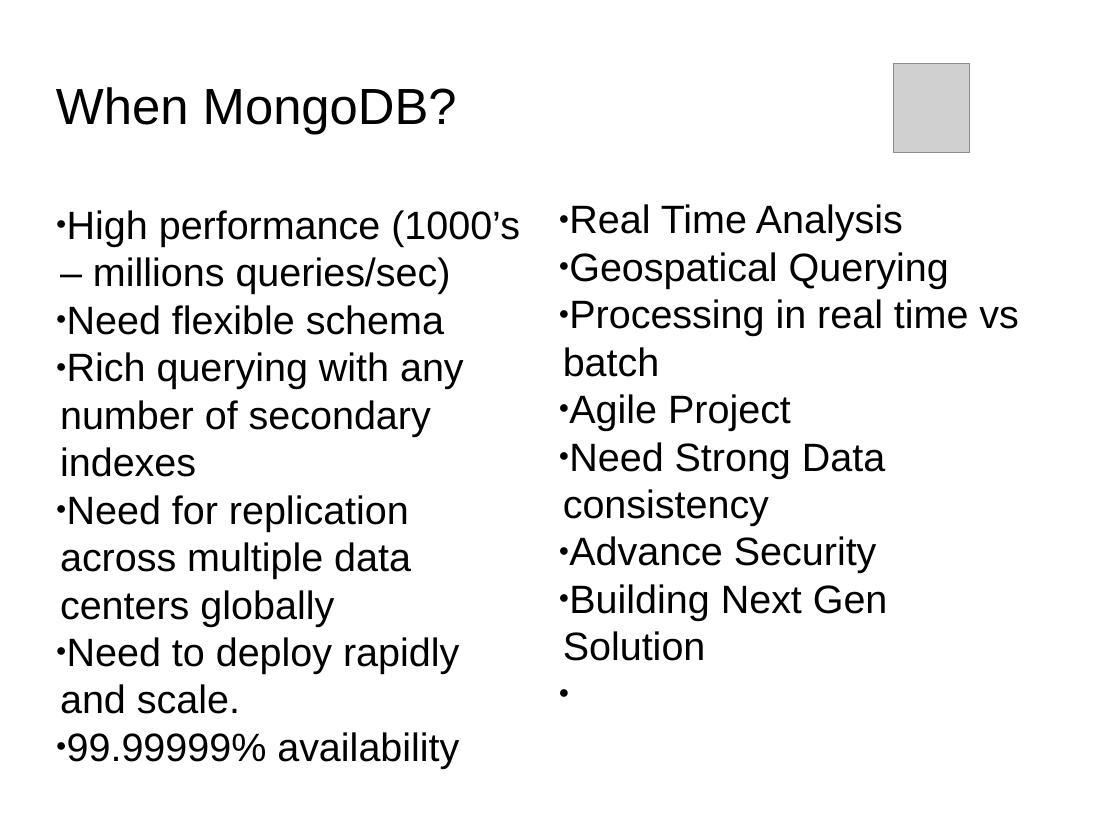
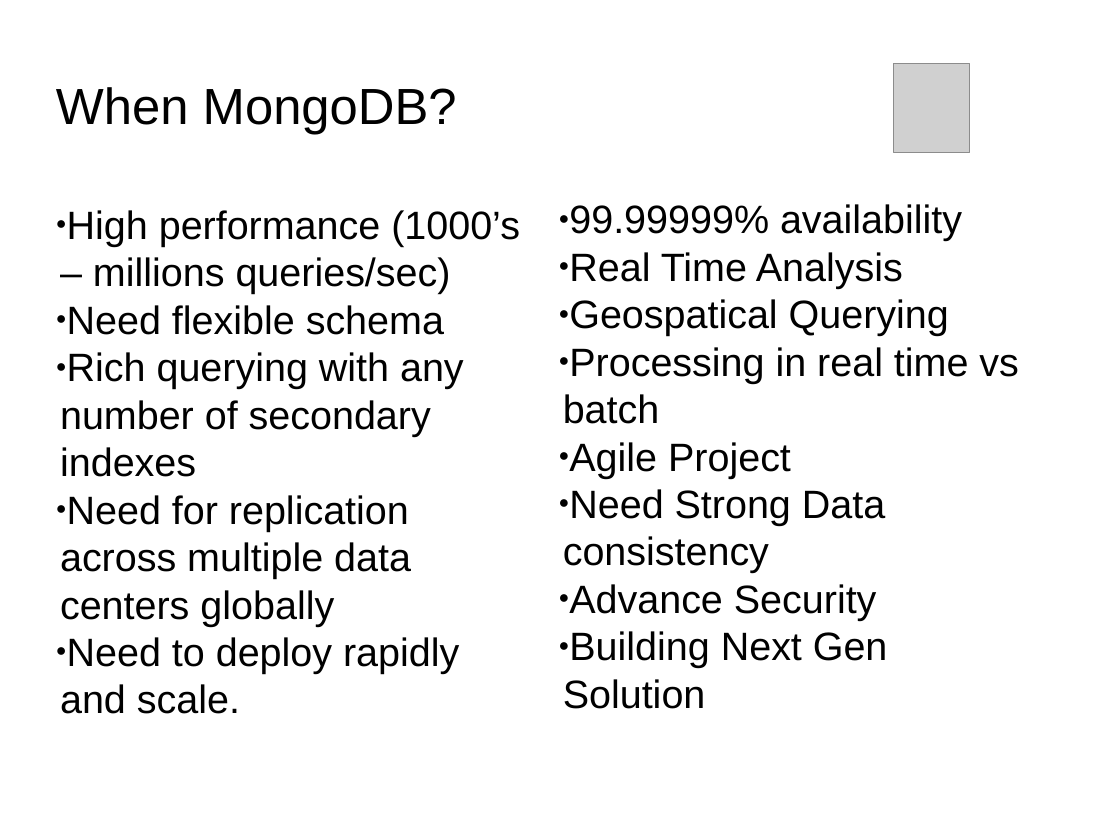
Before and after one commit to Bhakti/mongo_session, a slide deck: slide 7 of MongoDB_Session.odp. Drawn at 1120x840 pixels with LibreOffice and Linux fonts; fonts in the diff are those of the drawing; grey boxes stand for pictures; background and template pictures are left out. Boxes give left, top, right and bottom in pixels: in the first picture for what was removed or moved away, otherwise in the second. Text is boxed around its words. In the diff, an @@ line names an element or a change of style, - is before the commit and + after.

```diff
--- a/MongoDB_Session.odp
+++ b/MongoDB_Session.odp
@@ text at (569,204,962,241): paragraph added @@
+● 99.99999% availability
@@ subtitle at (67,732,459,769): paragraph removed @@
-● 99.99999% availability
```
Also in this commit, not shown: 4 other slides changed, 3 slides added, 2 slides removed, 2 other files.
